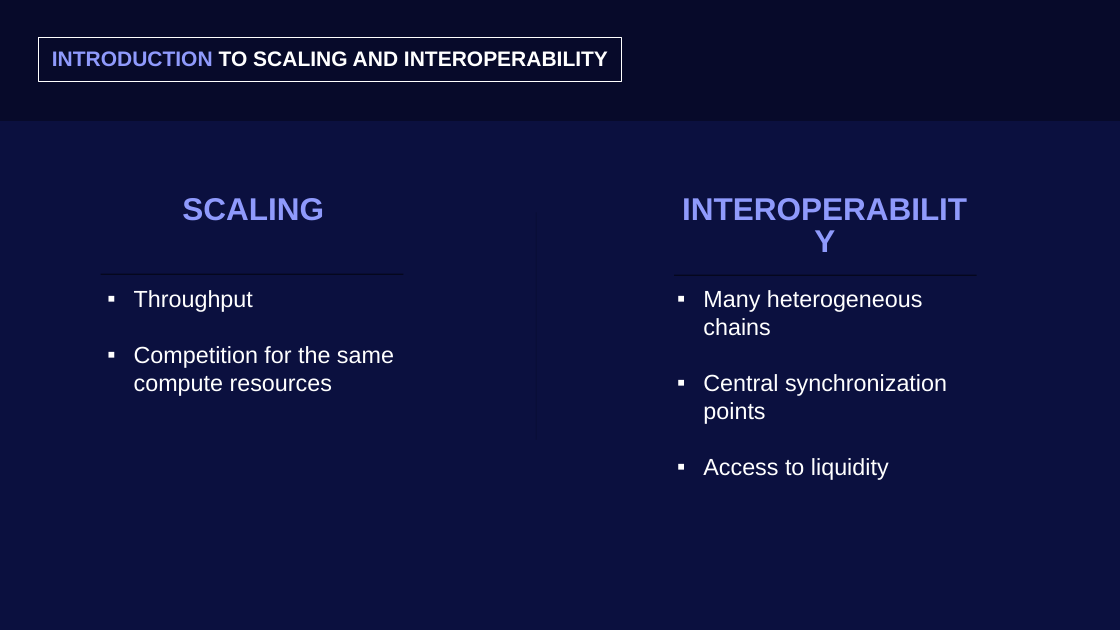
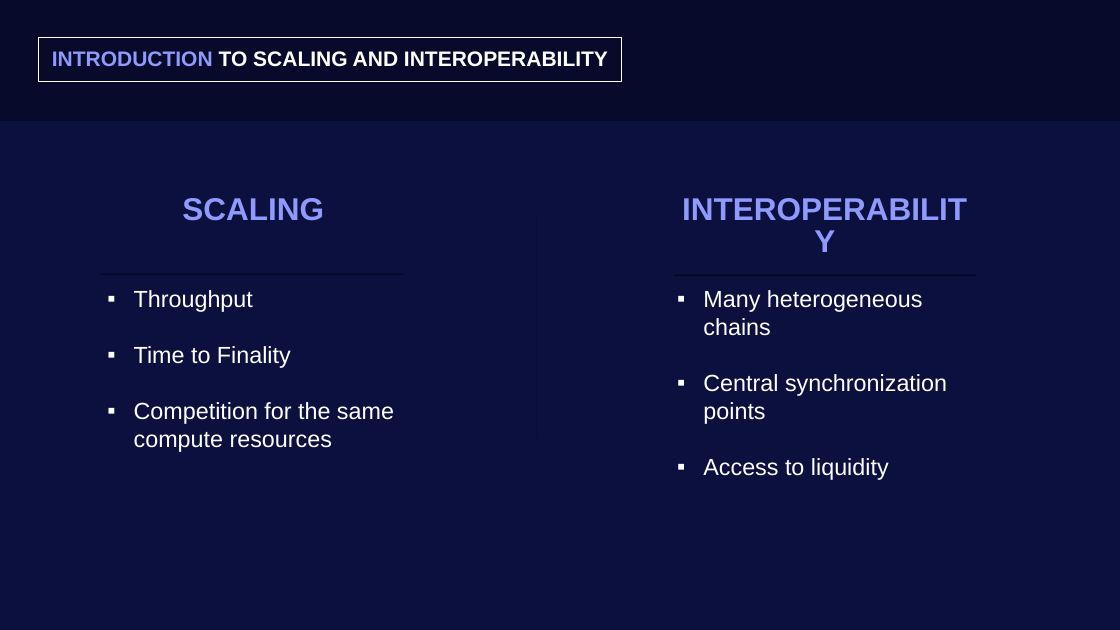
Before and after one commit to adrianbrink/research, a slide deck: slide 4 of talks/DappDev 2018/Four Dimensional Blockchain Scaling.pptx. Drawn at 1120x630 pixels with LibreOffice and Linux fonts; fonts in the diff are those of the drawing; background and template pictures are left out. Boxes give left, top, right and bottom in pixels: in the first picture for what was removed or moved away, otherwise in the second. Text is boxed around its words. In the diff, an @@ line names an element or a change of style, - is before the commit and + after.

```diff
--- a/talks/DappDev 2018/Four Dimensional Blockchain Scaling.pptx
+++ b/talks/DappDev 2018/Four Dimensional Blockchain Scaling.pptx
@@ text at (134,346,291,368): paragraph added @@
+▪ Time to Finality
```
Also in this commit, not shown: 2 other slides changed, 2 slides removed, 2 other files.
